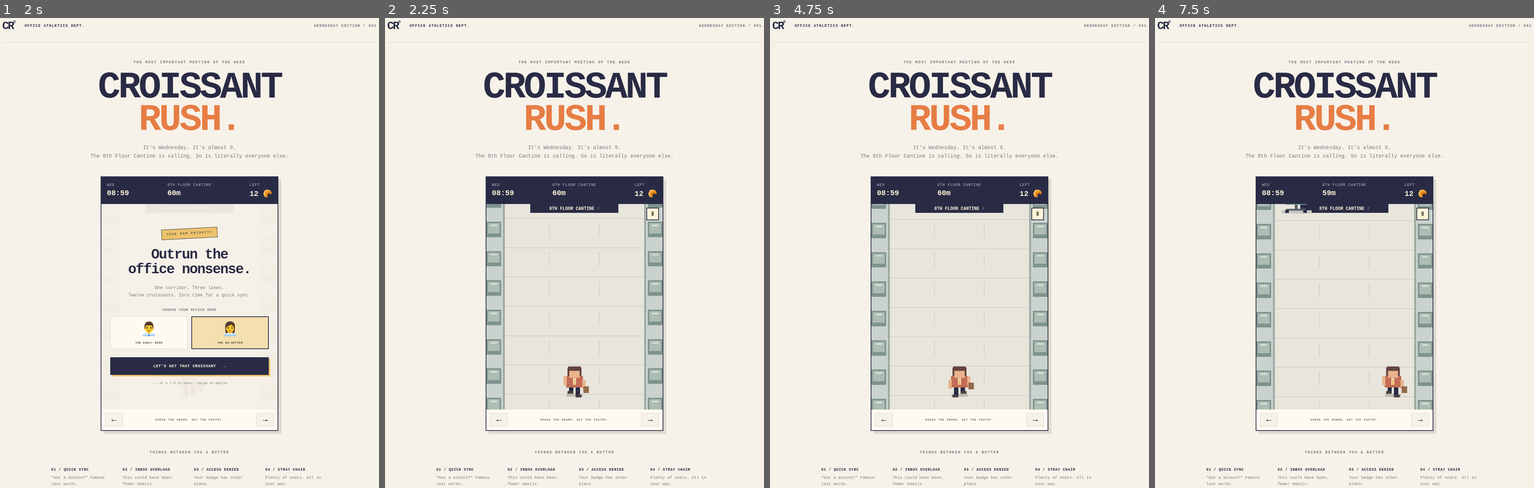
Above: before the commit, frames 1-4 (left to right).
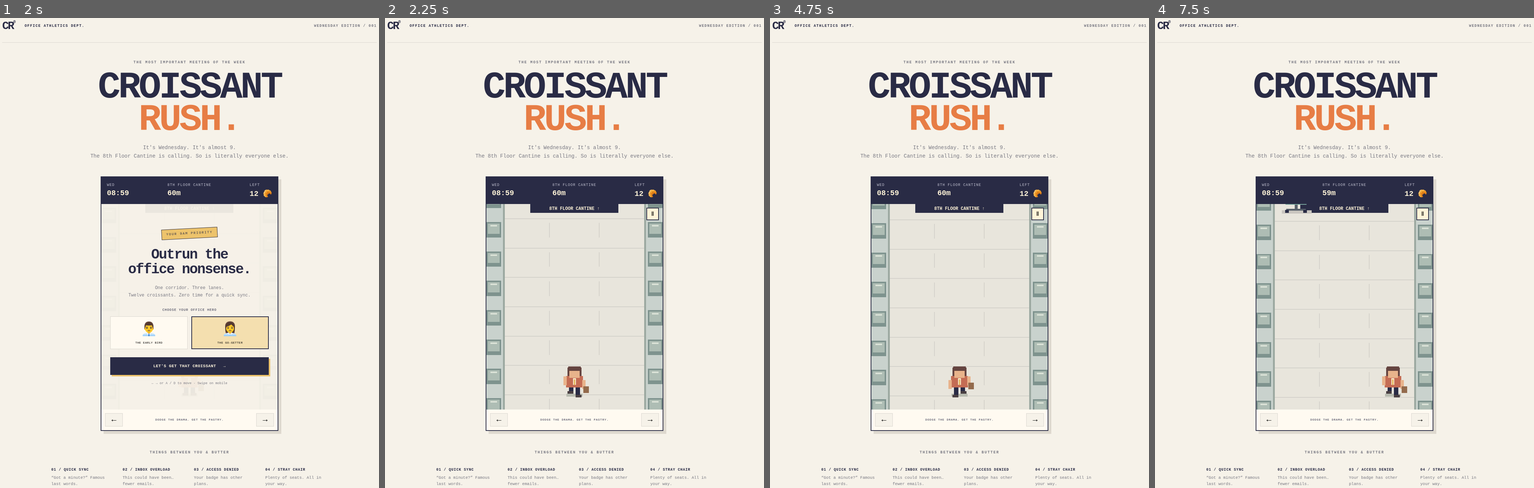
Above: after the commit, the same moments.

Repository: erika-chang/office-game
Game: browser game, page index.html
The game is run twice, just before and just after one commit, with the same random seed, the same clock (stepped at 60 frames per second) and the same inputs.
Inputs:
- Up to frame 1 (2 s): click "👩‍💼 THE GO-GETTER" at 0.27 s; hold D 1.03-1.53 s; click "👩‍💼 THE GO-GETTER" at 1.27 s; tap Space at 1.52 s; hold A from 1.58 s (still down)
- Up to frame 2 (2.25 s): click "LET'S GET THAT CROISSANT →" at 2.02 s; release A at 2.15 s; hold D from 2.2 s (still down)
- Up to frame 3 (4.75 s): tap Escape at 2.27 s; click "←" at 2.77 s; release D at 2.87 s; hold A 2.92-3.35 s; hold D 3.4-3.9 s; click "→" at 3.52 s; hold A 3.95-4.52 s; click "BACK TO THE RUSH →" at 4.27 s; hold D from 4.57 s (still down)
- Up to frame 4 (7.5 s): click "Ⅱ" at 5.02 s; release D at 5.23 s; hold A 5.28-5.72 s; click "→" at 5.77 s; hold D 5.77-6.27 s; hold A 6.32-6.88 s; click "←" at 6.52 s; click "BACK TO THE RUSH →" at 7.27 s

Frame 1 is identical in both runs. In frame 2, 0.2% of the frame differs, in the area x 26-74%, y 39-82%; in frame 3, 0.2%; in frame 4, 0.4%, in the area x 26-74%, y 40-83%.

Commit message:
Accelerate toward Cantine and vary obstacle penalties

Diff:
--- a/src/game.js
+++ b/src/game.js
@@ -1,8 +1,8 @@
 export const TYPES = [
-  { name: 'QUICK SYNC?', message: '“Just a quick sync.” +5 seconds', color: '#a38dba' },
-  { name: '27 EMAILS', message: 'Replying all… +5 seconds', color: '#e7b863' },
-  { name: 'BAD BADGE', message: 'Access denied. Again. +5 seconds', color: '#d77d71' },
-  { name: 'STRAY CHAIR', message: 'Who left a chair here? +5 seconds', color: '#7caaa1' },
+  { name: 'QUICK SYNC?', message: '“Just a quick sync.”', penalty: 7, color: '#a38dba' },
+  { name: '27 EMAILS', message: 'Replying all…', penalty: 5, color: '#e7b863' },
+  { name: 'BAD BADGE', message: 'Access denied. Again.', penalty: 3, color: '#d77d71' },
+  { name: 'STRAY CHAIR', message: 'Who left a chair here?', penalty: 2, color: '#7caaa1' },
 ];
 
 export function createGame(character = 'male') {
@@ -17,21 +17,23 @@
   if (game.status !== 'playing') return;
   game.time += dt;
   game.noticeTime = Math.max(0, game.noticeTime - dt);
+  const speed = 1 + game.distance / 60;
   if (game.delay > 0) game.delay = Math.max(0, game.delay - dt);
-  else game.distance += dt;
+  else game.distance += speed * dt;
   game.spawn -= dt;
   if (game.spawn <= 0 && !game.delay) {
     game.obstacles.push({ lane: Math.floor(random() * 3), type: Math.floor(random() * TYPES.length), y: -70, hit: false });
     game.spawn = .95 + random() * .35;
   }
   for (const obstacle of game.obstacles) {
-    if (!game.delay) obstacle.y += (155 + game.distance * .65) * dt;
+    if (!game.delay) obstacle.y += 155 * speed * dt;
     if (!obstacle.hit && obstacle.y >= 425 && obstacle.y < 505 && obstacle.lane === game.lane) {
       obstacle.hit = true;
       game.hits++;
-      game.time += 5;
+      const type = TYPES[obstacle.type];
+      game.time += type.penalty;
       game.delay = .8;
-      game.notice = TYPES[obstacle.type].message;
+      game.notice = `${type.message} +${type.penalty} seconds`;
       game.noticeTime = 1.8;
     }
   }
